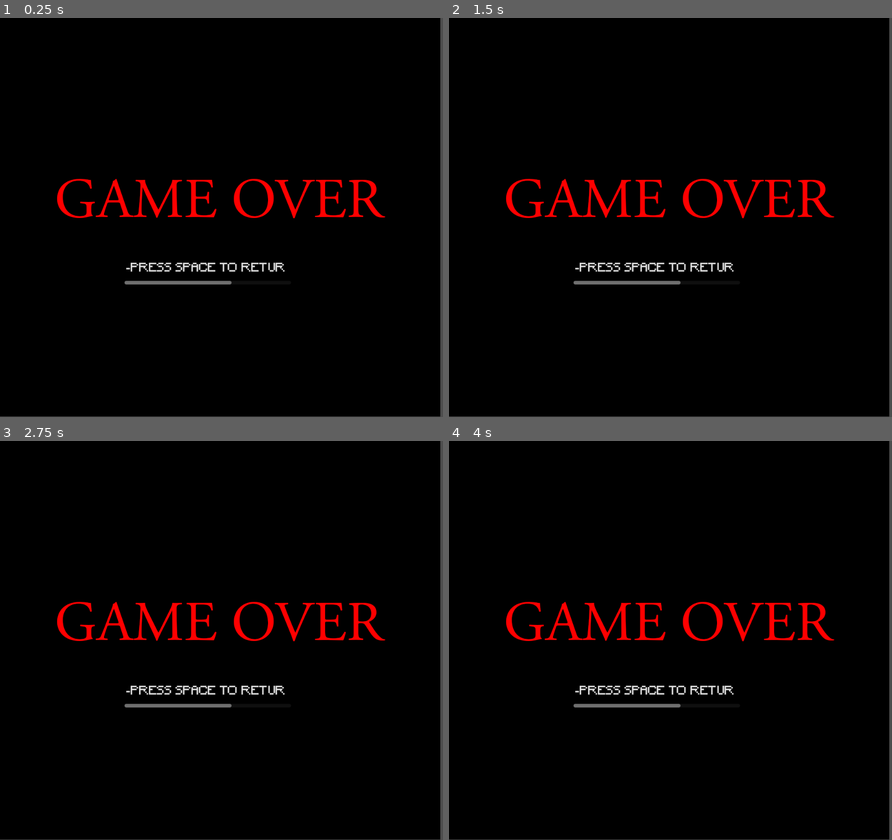
Above: before the commit, frames 1-4 (two rows, left to right).
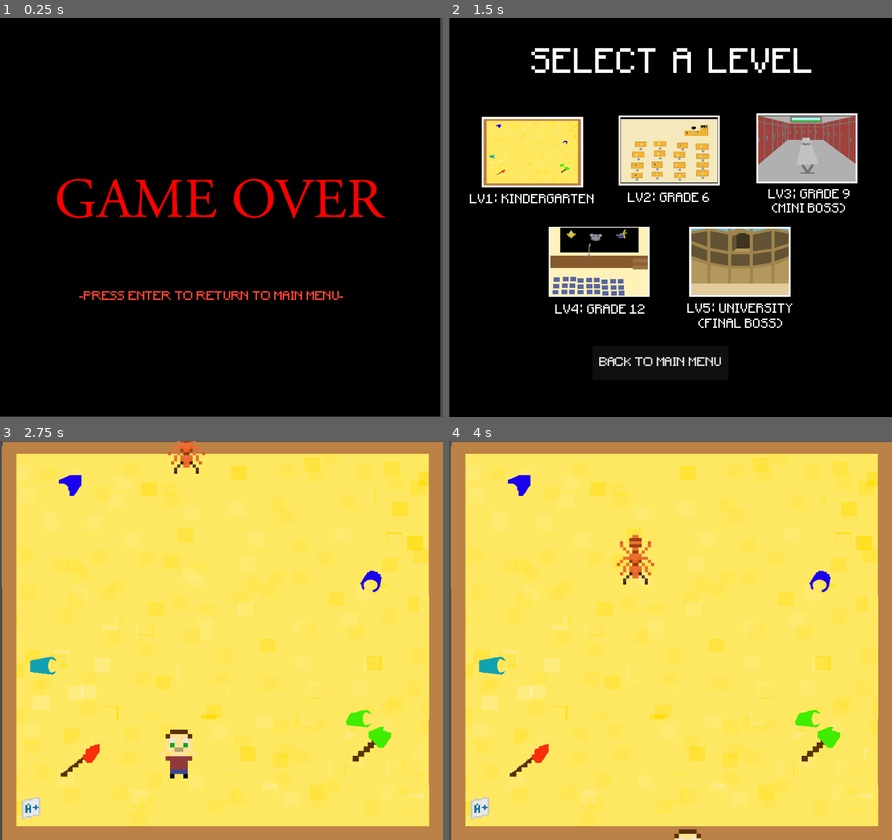
Above: after the commit, the same moments.

Repository: nsriv531/social-rejects-destinking
Game: Godot game, scene res://scenes/game_over.tscn
The game is run twice, just before and just after one commit, with the same random seed, the same clock (stepped at 60 frames per second) and the same inputs. This scene is started directly instead of the project's main scene.
Inputs (mouse positions are in pixels of both pictures, inside the frame that each line leads up to):
- Up to frame 1 (0.25 s): no input
- Up to frame 2 (1.5 s): tap Enter (new_game, bound only after the commit) at 0.5 s; hold Right (right) 0.53-1.25 s; hold Enter (new_game, bound only after the commit) 0.53-1.25 s; click (537, 377) at 1.25 s, where only the run after the commit has a clickable "LEVEL SELECT"
- Up to frame 3 (2.75 s): click (84, 584) at 2.02 s
- Up to frame 4 (4 s): hold S (down) 2.78-3.53 s; tap Space (shoot) at 2.85 s; tap Enter (new_game, bound only after the commit) at 3.05 s; hold Right (right) from 3.53 s (still down); hold Enter (new_game, bound only after the commit) from 3.53 s (still down)

The runs differ from the first frame. In frame 1, 1.4% of the frame differs, in the area x 17-78%, y 61-71%; in frame 2, 25%; in frame 3, 100%; in frame 4, 100%, in the area x 0-100%, y 0-100%.

Commit message:
Game over done

Diff:
--- a/project.godot
+++ b/project.godot
@@ -56,6 +56,11 @@
 , Object(InputEventKey,"resource_local_to_scene":false,"resource_name":"","device":-1,"window_id":0,"alt_pressed":false,"shift_pressed":false,"ctrl_pressed":false,"meta_pressed":false,"pressed":false,"keycode":0,"physical_keycode":69,"key_label":0,"unicode":101,"echo":false,"script":null)
 ]
 }
+new_game={
+"deadzone": 0.5,
+"events": [Object(InputEventKey,"resource_local_to_scene":false,"resource_name":"","device":0,"window_id":0,"alt_pressed":false,"shift_pressed":false,"ctrl_pressed":false,"meta_pressed":false,"pressed":false,"keycode":0,"physical_keycode":4194309,"key_label":0,"unicode":0,"echo":false,"script":null)
+]
+}
 
 [layer_names]
 
--- /dev/null
+++ b/scenes/game_over.gd
@@ -0,0 +1,10 @@
+extends Control
+
+
+# Called when the node enters the scene tree for the first time.
+func _physics_process(delta):
+	if Input.get_action_strength("new_game"):
+		on_button_press()
+
+func on_button_press():
+	get_tree().change_scene_to_file("res://scenes/main_menu.tscn")
--- a/scenes/game_over.tscn
+++ b/scenes/game_over.tscn
@@ -1,5 +1,6 @@
-[gd_scene load_steps=4 format=3 uid="uid://d1nuk8dguy68o"]
+[gd_scene load_steps=5 format=3 uid="uid://d1nuk8dguy68o"]
 
+[ext_resource type="Script" path="res://scenes/game_over.gd" id="1_fn5g3"]
 [ext_resource type="Texture2D" uid="uid://b6pcy3dtnt1wa" path="res://sprites/gameover.png" id="1_m0xhb"]
 [ext_resource type="FontFile" uid="uid://enutowvvlbei" path="res://sprites/Pixel_font.ttf" id="2_nvi6n"]
 [ext_resource type="Script" path="res://scripts/start_text.gd" id="3_hhy3v"]
@@ -11,6 +12,7 @@
 anchor_bottom = 1.0
 grow_horizontal = 2
 grow_vertical = 2
+script = ExtResource("1_fn5g3")
 
 [node name="backround" type="Sprite2D" parent="."]
 position = Vector2(494, 449)
@@ -19,12 +21,13 @@
 [node name="start_text" type="TextEdit" parent="."]
 layout_mode = 1
 anchors_preset = -1
-offset_left = 281.0
-offset_top = 545.0
-offset_right = 665.0
-offset_bottom = 601.0
+offset_left = 175.0
+offset_top = 609.0
+offset_right = 813.0
+offset_bottom = 745.0
 theme_override_colors/background_color = Color(0, 0, 0, 1)
+theme_override_colors/font_color = Color(1, 0.27451, 0.211765, 1)
 theme_override_fonts/font = ExtResource("2_nvi6n")
 theme_override_font_sizes/font_size = 27
-text = "-PRESS SPACE TO RETURN TO MAIN MENU-"
+text = "-PRESS ENTER TO RETURN TO MAIN MENU-"
 script = ExtResource("3_hhy3v")
--- a/scripts/player.gd
+++ b/scripts/player.gd
@@ -26,7 +26,7 @@
 func take_damage(damage):
 	hp -= damage
 	if hp <= 0:
-		get_tree().change_scene_to_file("res://scenes/)
+		get_tree().change_scene_to_file("res://scenes/game_over.tscn")
 
 func _on_area_entered(area):
 		if area.is_in_group("enemies"):
